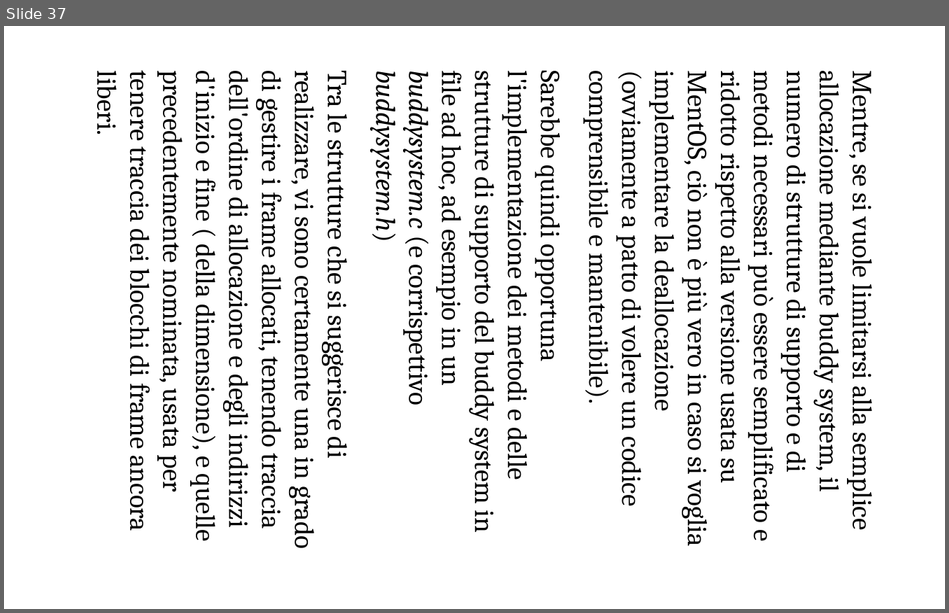
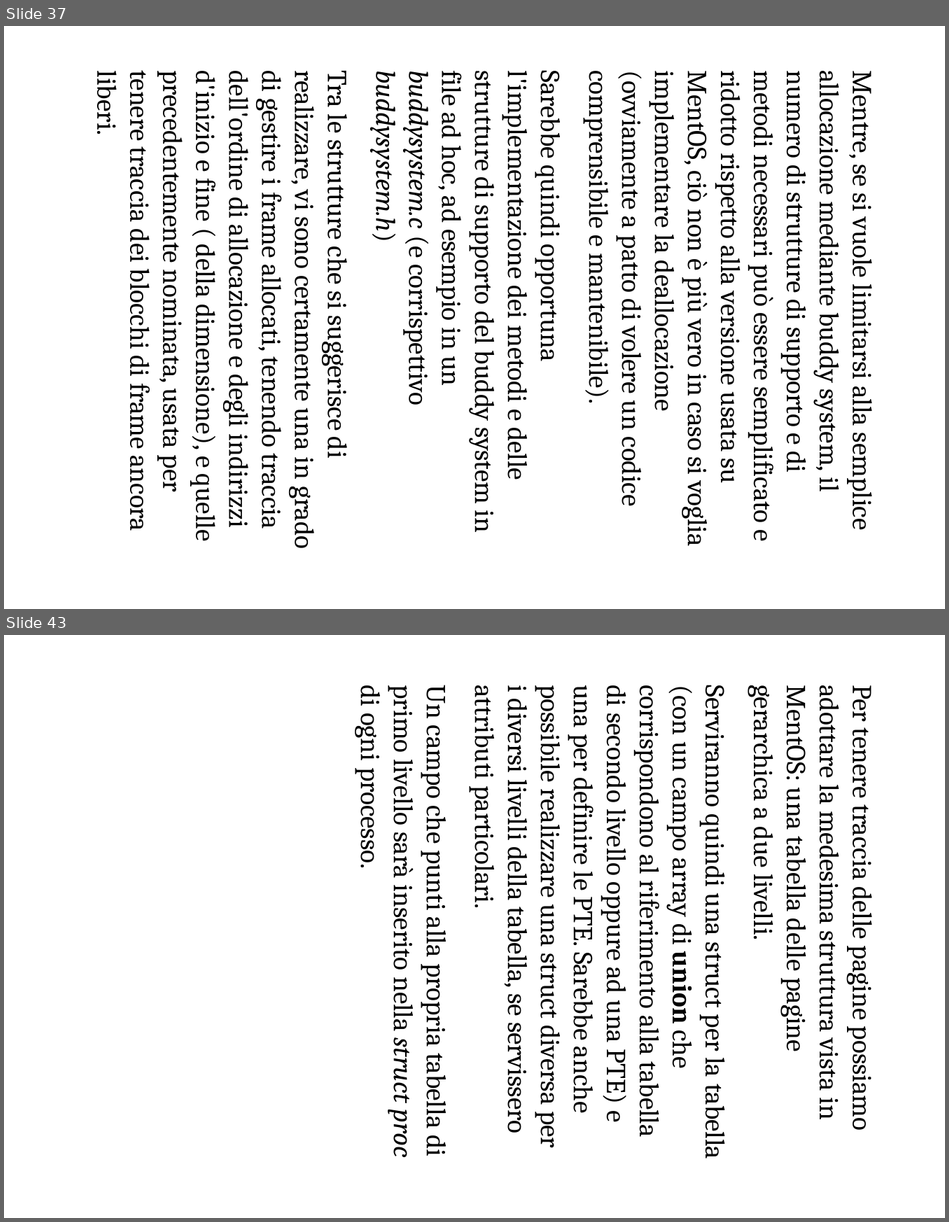
Before and after one commit to ProgrammazioneDiSistema2023-IA-ZZ/Group04, a slide deck: MentOS - Gestione Memoria.odp. Shown one above the other, each under a label of ours: slide 37 before the commit, slides 37 and 43 after it; the slides between them are not shown. The pictures are 949x613 and 949x1222 pixels, drawn with LibreOffice and Linux fonts; fonts in the diff are those of the drawing. Boxes give left, top, right and bottom in pixels: in the first picture for what was removed or moved away, otherwise in the second. Text is boxed around its words. In the diff, an @@ line names an element or a change of style, - is before the commit and + after.

```diff
--- a/MentOS - Gestione Memoria.odp
+++ b/MentOS - Gestione Memoria.odp
@@ slide 43 added at box(4, 635, 945, 1218), background #FFFFFF @@
@@ text added at box(354, 685, 881, 1157), 28 pt, text #000000 @@
+Per tenere traccia delle pagine possiamo adottare la medesima struttura vista in MentOS: una tabella delle pagine gerarchica a due livelli.
+Serviranno quindi una struct per la tabella (con un campo array di union che corrispondono al riferimento alla tabella di secondo livello oppure ad una PTE) e una per definire le PTE. Sarebbe anche possibile realizzare una struct diversa per i diversi livelli della tabella, se servissero attributi particolari.
+Un campo che punti alla propria tabella di primo livello sarà inserito nella struct proc di ogni processo.
```
Also in this commit, not shown: 1 slide changed, 9 other slides added, 3 slides removed, 1 other file.
